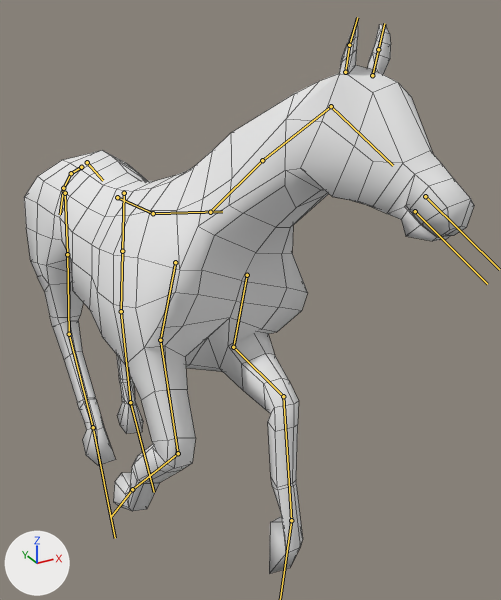
One commit to the FBX model Contents/mods/HorseMod/common/media/anims_X/Horse/Horse_Gallop_Left.fbx: the scene before it, then after it.
Rendered twice from a 50 mm lens placed at (-0.0081, -0.0263, 0.0213), pointed at (0.0047, -0.0031, 0.0097). Every picture has the same lights, and +X, +Y and +Z are marked at lower left. Both versions are drawn at frame 3 of the action 'Horse_Gallop_Left'; the numbers are the values there. The bones that bend it are drawn over the model as lines. Mesh edges are drawn as thin lines.

The first picture shows 'MESH_Horse'.
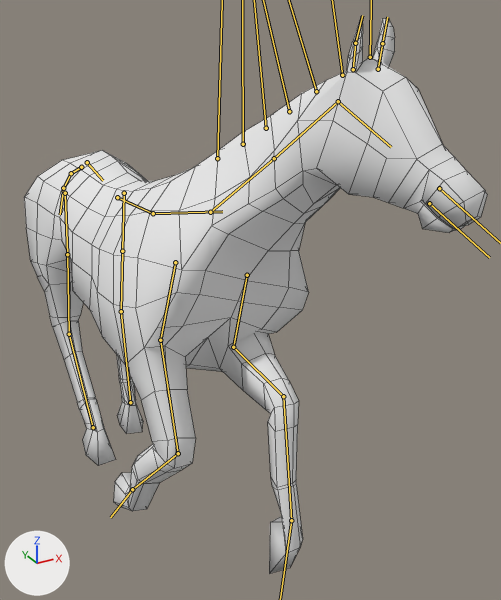
What differs and where, as boxes [x1, y1, x2, y2] in the pictures (501 x 600 px):
'MESH_Horse', posed
    before: [24, 21, 474, 573]
    after: [24, 18, 487, 573]
bone 'DEF_Neck1', root to tip
    before: (210, 212) to (262, 160)
    after: (210, 212) to (274, 158)
bone 'DEF_Neck2', root to tip
    before: (262, 160) to (331, 106)
    after: (274, 158) to (338, 101)
bone 'DEF_Head', root to tip
    before: (331, 106) to (393, 165)
    after: (338, 101) to (391, 147)

The change, as a list of edits to the scene's bpy script:
```text
Change bone_def_neck1:
    where bone_def_neck1 = bpy.data.objects['Bip01'].pose.bones['DEF_Neck1']  # child of 'DEF_Spine3'
    bone_def_neck1.rotation_quaternion: (0.982, -0.107, -0.128, -0.089) -> (0.995, -0.072, -0.072, -0.025)  # degrees (-11, -16, -9) -> degrees (-8, -8, -2)
Change bone_def_neck2:
    where bone_def_neck2 = bpy.data.objects['Bip01'].pose.bones['DEF_Neck2']  # child of 'DEF_Neck1'
    bone_def_neck2.rotation_quaternion: (0.979, 0.099, 0.118, 0.133) -> (0.987, 0.065, 0.142, 0.038)  # degrees (13, 12, 17) -> degrees (8, 16, 6)
Change bone_def_head:
    where bone_def_head = bpy.data.objects['Bip01'].pose.bones['DEF_Head']  # child of 'DEF_Neck2'
    bone_def_head.rotation_quaternion: (0.987, 0.076, 0.118, 0.082) -> (0.991, 0.073, 0.093, 0.064)  # degrees (10, 13, 11) -> degrees (9, 10, 8)
```
